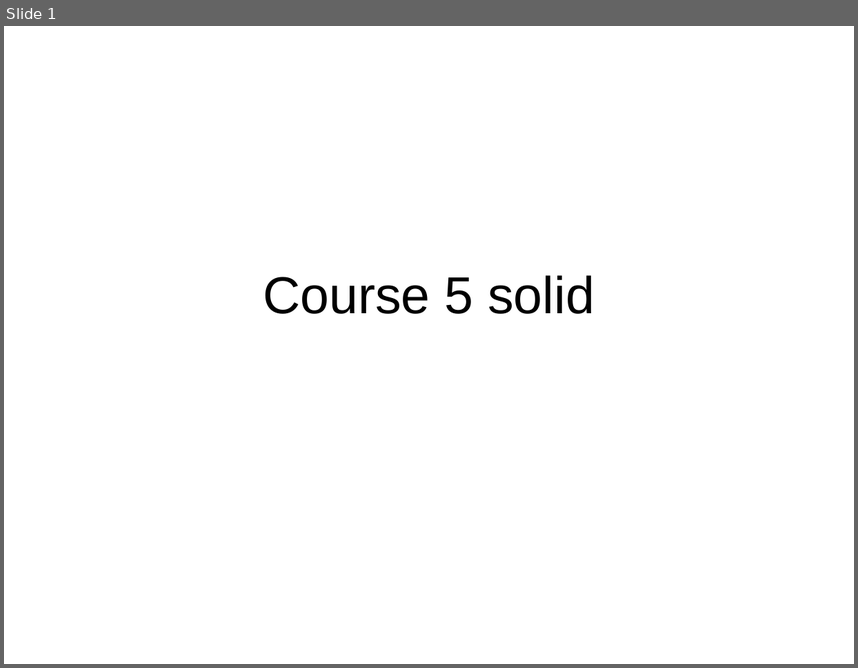
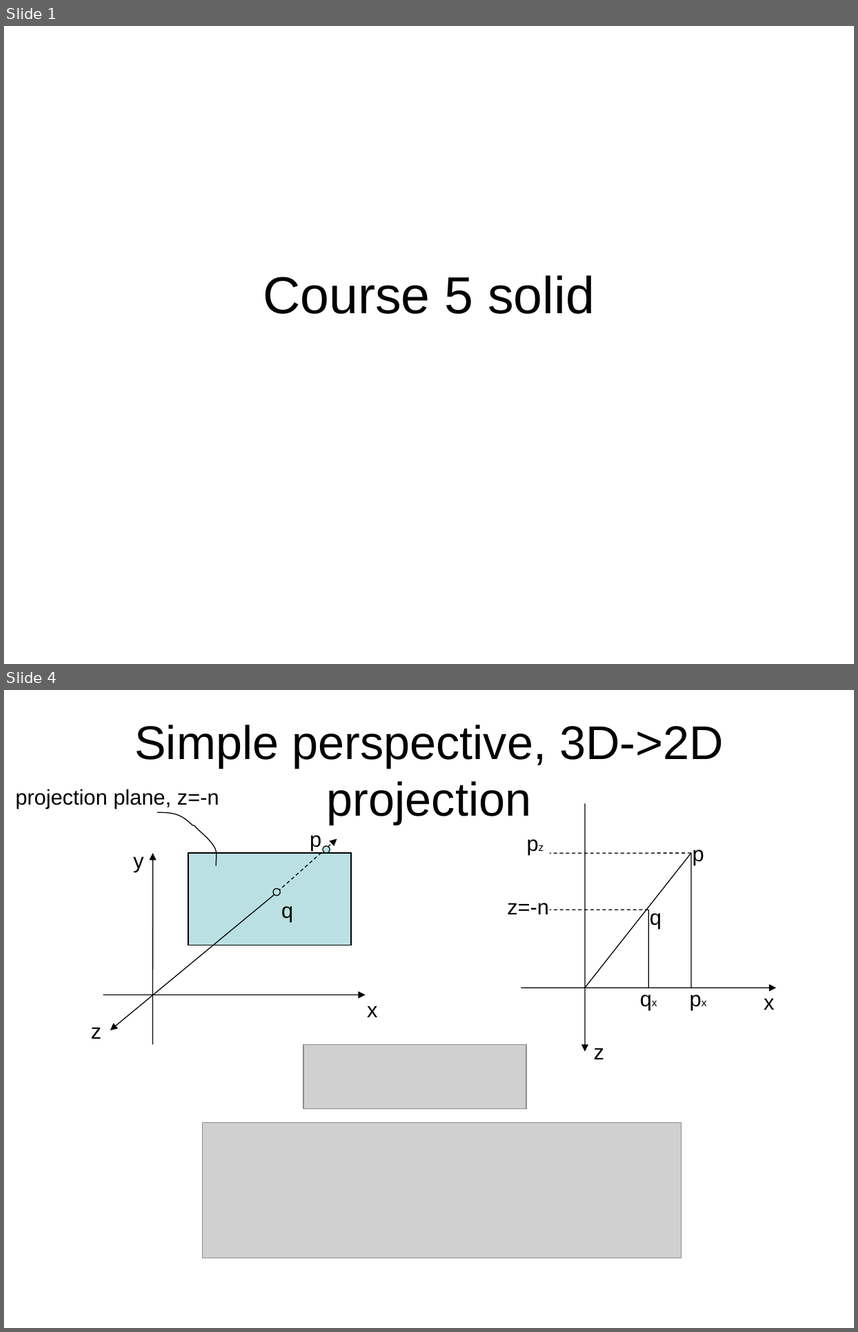
Before and after one commit to ianslayer/gpu_course, a slide deck: course5/course5.ppt. Shown one above the other, each under a label of ours: slide 1 before the commit, slides 1 and 4 after it; the slides between them are not shown. The pictures are 858x668 and 858x1332 pixels, drawn with LibreOffice and Linux fonts; fonts in the diff are those of the drawing; grey boxes stand for pictures. Boxes give left, top, right and bottom in pixels: in the first picture for what was removed or moved away, otherwise in the second. Text is boxed around its words. In the diff, an @@ line names an element or a change of style, - is before the commit and + after.

Commit message:
begin personal ray tracing project jade

```diff
--- a/course5/course5.ppt
+++ b/course5/course5.ppt
@@ slide 4 added at [4, 690, 854, 1328], background #FFFFFF @@
@@ title added at [134, 724, 724, 824], 40 pt, text #000000 @@
+Simple perspective, 3D->2D projection
@@ text added at [16, 789, 219, 808], 18 pt, text #000000 @@
+projection plane, z=-n
@@ freeform shape added at [157, 812, 217, 866], outline #000000 0.74 pt @@
@@ arrow added from (584, 803) to (584, 1052), #000000 0.74 pt @@
@@ text added at [507, 825, 564, 860], 18 pt, text #000000 @@
+pz
@@ arrow added from (153, 1045) to (153, 854), #000000 0.74 pt @@
@@ rectangle added at [188, 854, 352, 945], fill #BBE0E3, outline #000000 0.74 pt @@
@@ arrow added from (274, 896) to (337, 839), #000000 0.74 pt dashed @@
@@ text added at [310, 835, 321, 851], 18 pt, text #000000 @@
+p
@@ ellipse added at [323, 845, 330, 852], fill #BBE0E3, outline #000000 0.74 pt @@
@@ line added from (691, 854) to (550, 854), #000000 0.74 pt dashed @@
@@ line added from (584, 987) to (691, 854), #000000 0.74 pt @@
@@ line added from (691, 854) to (691, 987), #000000 0.74 pt @@
@@ text added at [693, 849, 704, 865], 18 pt, text #000000 @@
+p
@@ text added at [133, 856, 143, 872], 18 pt, text #000000 @@
+y
@@ arrow added from (274, 896) to (110, 1030), #000000 0.74 pt @@
@@ ellipse added at [274, 888, 280, 895], fill #BBE0E3, outline #000000 0.74 pt @@
@@ text added at [281, 906, 293, 922], 18 pt, text #000000 @@
+q
@@ text added at [507, 903, 549, 914], 18 pt, text #000000 @@
+z=-n
@@ line added from (648, 909) to (550, 909), #000000 0.74 pt dashed @@
@@ line added from (648, 909) to (648, 987), #000000 0.74 pt @@
@@ text added at [650, 913, 662, 929], 18 pt, text #000000 @@
+q
@@ arrow added from (103, 994) to (366, 994), #000000 0.74 pt @@
@@ arrow added from (521, 987) to (776, 987), #000000 0.74 pt @@
@@ text added at [620, 980, 677, 1016], 18 pt, text #000000 @@
+qx
@@ text added at [670, 980, 726, 1016], 18 pt, text #000000 @@
+px
@@ text added at [764, 998, 774, 1009], 18 pt, text #000000 @@
+x
@@ text added at [367, 1005, 377, 1017], 18 pt, text #000000 @@
+x
@@ text added at [91, 1027, 101, 1038], 18 pt, text #000000 @@
+z
@@ picture added at [303, 1045, 526, 1109] @@
@@ text added at [594, 1047, 604, 1059], 18 pt, text #000000 @@
+z
@@ picture added at [202, 1122, 682, 1257] @@
```
Also in this commit, not shown: 20 other slides added, 7 slides removed, 31 other files.
